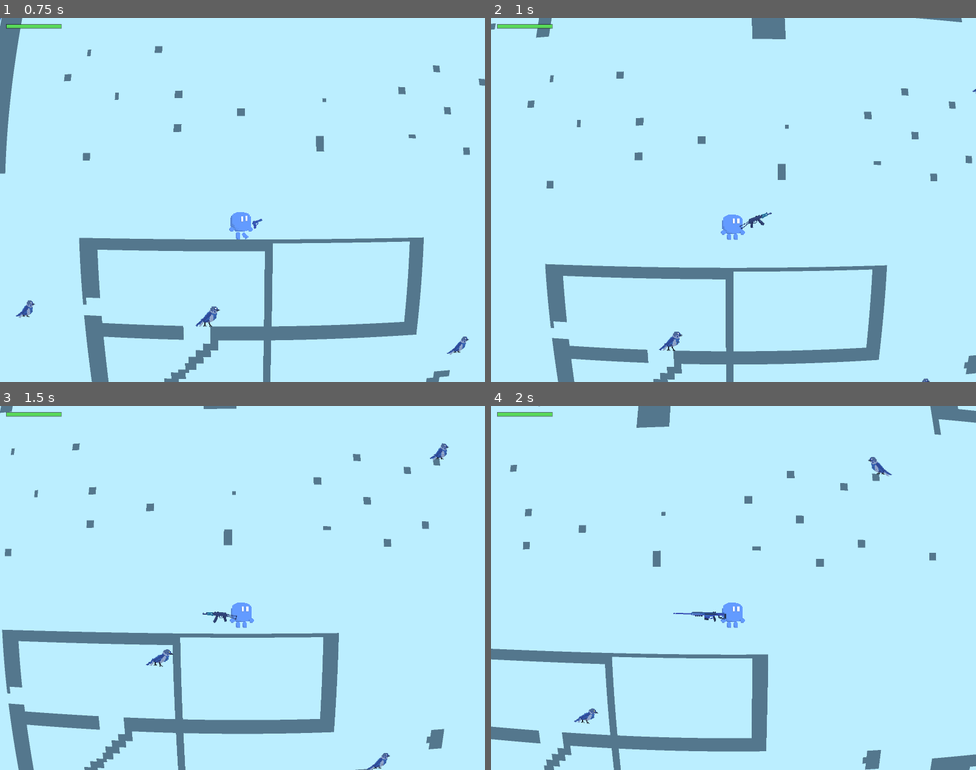
Above: before the commit, frames 1-4 (two rows, left to right).
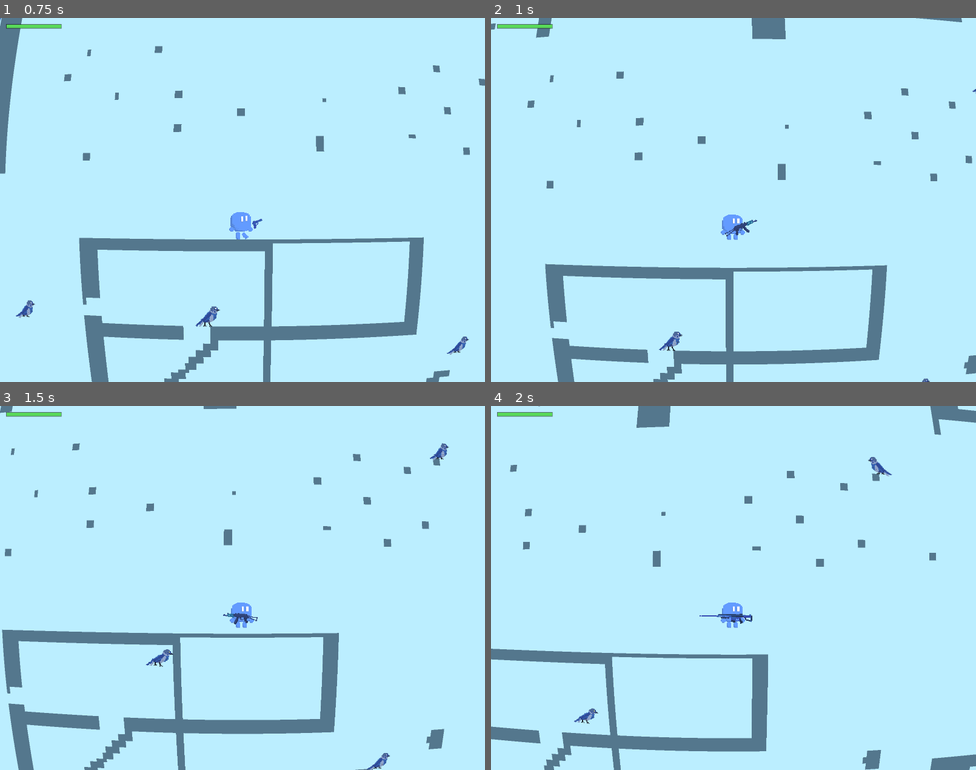
Above: after the commit, the same moments.

Repository: aleksey-45/the-cyancular-ruins
Game: Godot game, scene res://Scenes/Level0.tscn
Same seed, same stepped clock (60 frames per second), same inputs: the game is played once before the commit and once after it.
Inputs (mouse positions are in pixels of both pictures, inside the frame that each line leads up to):
- Up to frame 1 (0.75 s): move the mouse to (349, 181) at 0.52 s; hold D (right) from 0.53 s (still down); tap 1 (1) at 0.6 s
- Up to frame 2 (1 s): keep holding D (right); tap W (up) at 0.77 s; tap 2 (2) at 0.8 s
- Up to frame 3 (1.5 s): keep holding D (right); move the mouse to (145, 606) at 1.27 s; tap 2 (2) at 1.35 s
- Up to frame 4 (2 s): keep holding D (right); tap W (up) at 1.52 s; tap 3 (3) at 1.55 s

Frame 1 is identical in both runs. In frame 2, 0.1% of the frame differs, in the area x 48-58%, y 53-60%; in frame 3, 0.1%; in frame 4, 0.2%, in the area x 37-54%, y 56-60%.

Commit message:
feat: per-weapon pitch clamp angle (pitch_clamp_deg); drop shared aim_pitch_deg

Diff:
--- a/Globals/gameParameters.gd
+++ b/Globals/gameParameters.gd
@@ -32,9 +32,6 @@
 const enemy_count: int = 40
 const enemy_spawn_min_dist: float = 300.0
 
-# ── 武器瞄准(其余武器参数归各武器场景 @export)──
-const aim_pitch_deg: float = 45.0
-
 # ── 玩家战斗 ──
 const player_max_hp: int = 40
 const iframes_time: float = 1.0
--- a/Scenes/Weapons/bullet.tscn
+++ b/Scenes/Weapons/bullet.tscn
@@ -4,7 +4,7 @@
 [ext_resource type="Texture2D" uid="uid://cbxquhfl3xc11" path="res://AssetBundle/Sprites/Bullets.png" id="2_14wxs"]
 
 [sub_resource type="RectangleShape2D" id="RectangleShape2D_8bitv"]
-size = Vector2(5, 2)
+size = Vector2(8, 6)
 
 [node name="Bullet" type="CharacterBody2D"]
 collision_layer = 0
@@ -13,11 +13,10 @@
 script = ExtResource("1_bl")
 
 [node name="CollisionShape2D" type="CollisionShape2D" parent="."]
-position = Vector2(-0.5, 0)
 shape = SubResource("RectangleShape2D_8bitv")
 
 [node name="Sprite2D" type="Sprite2D" parent="."]
 texture_filter = 1
 texture = ExtResource("2_14wxs")
 region_enabled = true
-region_rect = Rect2(5, 0, 6, 4)
+region_rect = Rect2(7, 1, 6, 3)
--- a/Scenes/Weapons/m82a1.tscn
+++ b/Scenes/Weapons/m82a1.tscn
@@ -4,6 +4,7 @@
 [ext_resource type="Texture2D" uid="uid://cfbhunkx3526n" path="res://AssetBundle/Sprites/Weapons.png" id="2_wpn"]
 
 [node name="M82A1" type="Node2D"]
+position = Vector2(6, 3)
 script = ExtResource("1_wb")
 tier = 2
 weapon_name = "M82A1"
@@ -22,12 +23,13 @@
 jump_penalty = 0.55
 penalty_mode = 2
 laser_length = 800.0
+pitch_clamp_deg = 60.0
 
 [node name="Sprite2D" type="Sprite2D" parent="."]
-position = Vector2(54, 6)
+position = Vector2(18, 6)
 texture = ExtResource("2_wpn")
 region_enabled = true
 region_rect = Rect2(22, 0.351734, 84, 17.6483)
 
 [node name="Muzzle" type="Marker2D" parent="."]
-position = Vector2(49, 2)
+position = Vector2(48, 2)
--- a/Scenes/Weapons/pistol_test.tscn
+++ b/Scenes/Weapons/pistol_test.tscn
@@ -1,26 +1,13 @@
-[gd_scene load_steps=4 format=3]
+[gd_scene load_steps=3 format=3 uid="uid://c74i61mtflay5"]
 
-[ext_resource type="Script" path="res://Scenes/Weapons/weapon_base.gd" id="1_wb"]
-[ext_resource type="Texture2D" path="res://AssetBundle/Sprites/Weapons.png" id="2_wpn"]
+[ext_resource type="Script" uid="uid://knjsw64jktvh" path="res://Scenes/Weapons/weapon_base.gd" id="1_wb"]
+[ext_resource type="Texture2D" uid="uid://cfbhunkx3526n" path="res://AssetBundle/Sprites/Weapons.png" id="2_wpn"]
 
 [node name="PistolTest" type="Node2D"]
 script = ExtResource("1_wb")
-tier = 0
 weapon_name = "Pistol"
-full_auto = false
 fire_cooldown = 0.12
-bullet_speed = 900.0
-bullet_range = 600.0
-bullet_size = 5.0
-damage = 1
-impact = 60.0
-recoil_push = 0.0
-recoil_kick = 4.0
-cam_shake = 2.0
-cam_shake_time = 0.1
-move_penalty = 1.0
-jump_penalty = 1.0
-penalty_mode = 0
+pitch_clamp_deg = 45.0
 
 [node name="Sprite2D" type="Sprite2D" parent="."]
 position = Vector2(24, 5.6)
--- a/Scenes/Weapons/rifle_test.tscn
+++ b/Scenes/Weapons/rifle_test.tscn
@@ -4,6 +4,7 @@
 [ext_resource type="Texture2D" uid="uid://cfbhunkx3526n" path="res://AssetBundle/Sprites/Weapons.png" id="2_wpn"]
 
 [node name="RifleTest" type="Node2D"]
+position = Vector2(4, 2)
 script = ExtResource("1_wb")
 tier = 1
 weapon_name = "Rifle"
@@ -20,12 +21,13 @@
 move_penalty = 0.75
 jump_penalty = 0.75
 penalty_mode = 1
+pitch_clamp_deg = 30.0
 
 [node name="Sprite2D" type="Sprite2D" parent="."]
-position = Vector2(36, 7)
+position = Vector2(7, 7)
 texture = ExtResource("2_wpn")
 region_enabled = true
 region_rect = Rect2(108, 2, 55, 20)
 
 [node name="Muzzle" type="Marker2D" parent="."]
-position = Vector2(53, 2)
+position = Vector2(30, 2)
--- a/Scenes/Weapons/weapon_base.gd
+++ b/Scenes/Weapons/weapon_base.gd
@@ -27,6 +27,7 @@
 @export var penalty_mode: PenaltyMode = PenaltyMode.NONE
 @export var laser_length: float = 500.0
 @export var laser_color: Color = Color(1.0, 0.2, 0.2, 0.6)
+@export var pitch_clamp_deg: float = 45.0  # 本枪仰角钳制角(每枪独立,枪口/激光/出弹共用)
 
 @onready var sprite: Sprite2D = $Sprite2D
 @onready var muzzle: Marker2D = $Muzzle
@@ -40,9 +41,9 @@
 var _laser: Line2D = null
 
 # 俯仰角:把面向折进 dir.x,相对水平线求角并钳制到 ±45°。
-static func clamp_pitch(dir: Vector2, facing: int) -> float:
+static func clamp_pitch(dir: Vector2, facing: int, limit_deg: float = 45.0) -> float:
 	var local := Vector2(dir.x * float(facing), dir.y)
-	var limit := deg_to_rad(GameParameters.aim_pitch_deg)
+	var limit := deg_to_rad(limit_deg)
 	return clampf(local.angle(), -limit, limit)
 
 func _ready() -> void:
@@ -136,7 +137,7 @@
 # local.x 按 facing 折叠,还原到世界坐标时再乘回 facing,与 _auto_aim 的旋转一致。
 func _clamped_aim_dir() -> Vector2:
 	var facing := get_facing()
-	var pitch := clamp_pitch(_aim_world_dir(), facing)
+	var pitch := clamp_pitch(_aim_world_dir(), facing, pitch_clamp_deg)
 	var local := Vector2.from_angle(pitch)
 	return Vector2(local.x * float(facing), local.y)
 
@@ -148,7 +149,7 @@
 		facing = get_facing()
 	# 朝向镜像(scale.x=-1)会翻转旋转方向。clamp_pitch 已按 facing 折叠 dir.x,
 	# 返回值乘 facing 取反:朝左时镜像后的枪口才指向正确的俯仰象限。
-	rotation = clamp_pitch(dir, facing) * float(facing)
+	rotation = clamp_pitch(dir, facing, pitch_clamp_deg) * float(facing)
 	scale.x = float(facing)
 
 func _update_laser() -> void:
Binary file changed: AssetBundle/Sprites/Bullets.png
